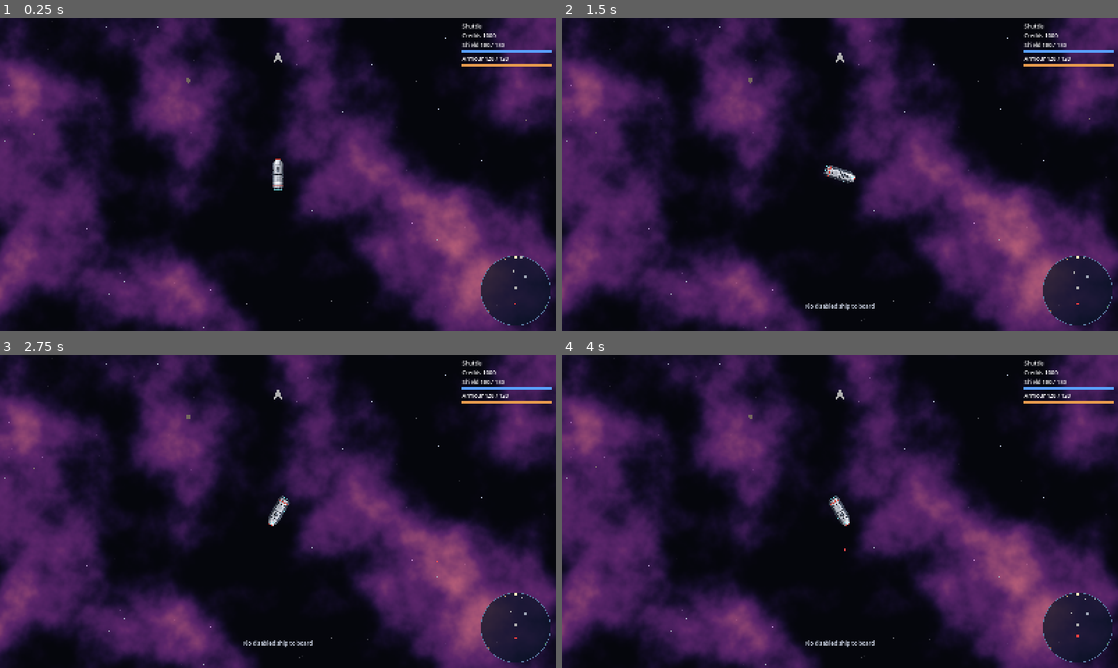
Above: before the commit, frames 1-4 (two rows, left to right).
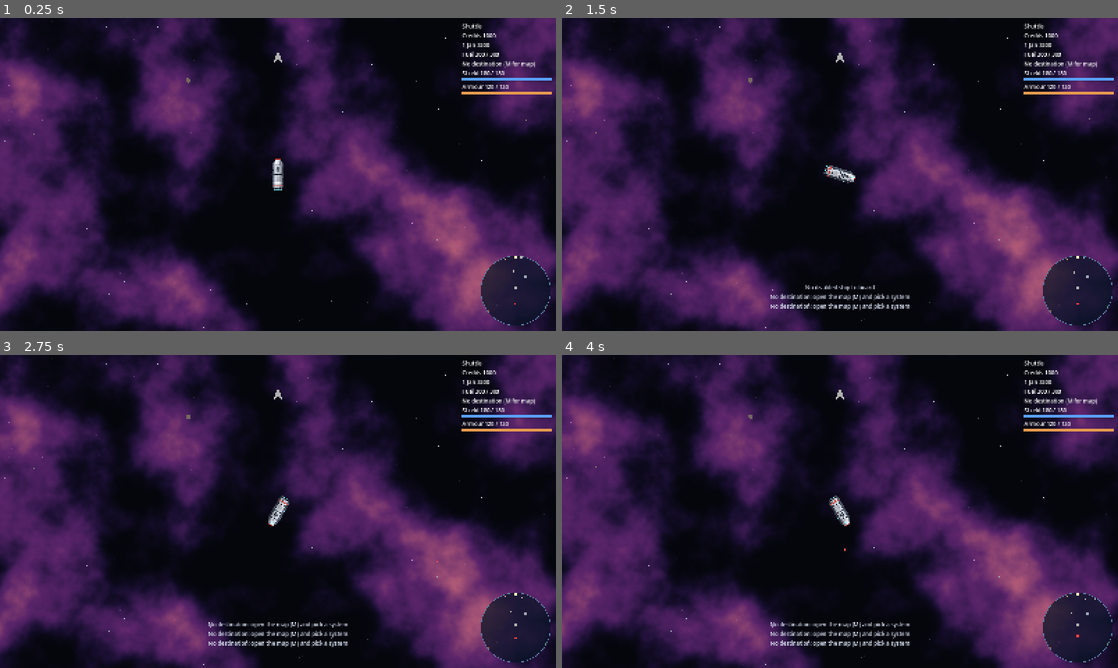
Above: after the commit, the same moments.

Repository: jarrad-h/Terminal_Velocity
Game: Godot game, scene res://scenes/system.tscn
The game is run twice, just before and just after one commit, with the same random seed, the same clock (stepped at 60 frames per second) and the same inputs.
Inputs (mouse positions are in pixels of both pictures, inside the frame that each line leads up to):
- Up to frame 1 (0.25 s): no input
- Up to frame 2 (1.5 s): tap Enter at 0.5 s; move the mouse to (962, 158) at 0.52 s; hold Right (turn_right) 0.53-1.25 s; hold B (board) 0.53-1.25 s; click (962, 158) at 0.67 s; tap J (jump, bound only after the commit) at 0.77, 1.07 s; tap Space (fire_primary) at 0.8 s; drag from (728, 190) to (595, 133) at 1.27 s
- Up to frame 3 (2.75 s): tap Space (fire_primary) at 2 s; move the mouse to (333, 442) at 2.02 s; hold Right (turn_right) from 2.03 s (still down); hold F (fire_secondary) from 2.03 s (still down); tap J (jump, bound only after the commit) at 2.3 s
- Up to frame 4 (4 s): release Right (turn_right) at 2.75 s; release F (fire_secondary) at 2.75 s; drag from (812, 574) to (751, 417) at 2.77 s; tap Enter at 3.5 s; move the mouse to (1006, 558) at 3.52 s; hold Left (turn_left) from 3.53 s (still down); hold T (aim_target) from 3.53 s (still down); tap J (jump, bound only after the commit) at 3.77 s; tap Space (fire_primary) at 3.8 s

The runs differ from the first frame. In frame 1, 1.0% of the frame differs, in the area x 83-100%, y 7-25%; in frame 2, 1.7%; in frame 3, 1.8%, in the area x 37-100%, y 7-94%; in frame 4, 1.8%.

Commit message:
p2m1: TR2 TR4 TR8 TM2 D11 hyperspace jump flies itself; HUD travel readouts; goto/days/route/reveal/fuel debug
J checks destination, jump radius and fuel, then the JumpSequence flies the
ship (stop, align, countdown, overdrive past the cap); J, firing or being
disabled cancels, hits don't. Engaging spends fuel and days and arrives at
the destination's jump radius on the origin side. HUD shows date, fuel,
destination and jump status. Scenario covers the whole jump and D11.

Co-Authored-By: Claude Opus 5.5 <noreply@anthropic.com>
Claude-Session: https://claude.ai/code/session_01Ax4jfWUi5wner9vhz7Rz79

Diff:
--- a/project.godot
+++ b/project.godot
@@ -41,6 +41,16 @@
 board={
 "deadzone": 0.2,
 "events": [Object(InputEventKey,"resource_local_to_scene":false,"resource_name":"","device":-1,"window_id":0,"alt_press …(190 unchanged characters)…
+]
+}
+jump={
+"deadzone": 0.2,
+"events": [Object(InputEventKey,"resource_local_to_scene":false,"resource_name":"","device":-1,"window_id":0,"alt_pressed":false,"shift_pressed":false,"ctrl_pressed":false,"meta_pressed":false,"pressed":false,"keycode":0,"physical_keycode":74,"key_label":0,"unicode":0,"location":0,"echo":false,"script":null)
+]
+}
+galaxy_map={
+"deadzone": 0.2,
+"events": [Object(InputEventKey,"resource_local_to_scene":false,"resource_name":"","device":-1,"window_id":0,"alt_pressed":false,"shift_pressed":false,"ctrl_pressed":false,"meta_pressed":false,"pressed":false,"keycode":0,"physical_keycode":77,"key_label":0,"unicode":0,"location":0,"echo":false,"script":null)
 ]
 }
 aim_target={
--- a/scripts/autoload/debug_commands.gd
+++ b/scripts/autoload/debug_commands.gd
@@ -128,14 +128,43 @@
 	return errors
 
 
-## Switches the current system's backdrop and local space.
+## D11: jumps straight to any system in the galaxy (no fuel, no days),
+## arriving at its jump radius from the current system's side.
 func switch_system(system_id: String) -> bool:
 	if not OS.is_debug_build():
 		return false
 	var scene: Node = get_tree().get_first_node_in_group(&"system_scene")
-	if scene == null:
-		return false
-	return scene.load_system(system_id)
+	if scene == null or DataRegistry.get_system(system_id) == null or not DataRegistry.galaxy().has_system(system_id):
+		return false
+	scene.hyperspace.cancel("Jump cancelled")
+	var origin: String = GameState.travel.current_system
+	GameState.travel.route.clear()
+	scene.hyperspace.arrive(system_id, origin)
+	return true
+
+
+## D11: advances the date by `days` (each day stepped, TM3).
+func advance_days(days: int) -> void:
+	if OS.is_debug_build():
+		GameState.advance_days(days)
+
+
+## D11 (debug for TR7 reveals): makes a hidden system unexplored.
+func reveal_system(system_id: String) -> bool:
+	return OS.is_debug_build() and GameState.travel.reveal(DataRegistry.galaxy(), system_id)
+
+
+## Fills the player's fuel tank (D11 travel testing).
+func refuel() -> void:
+	var player: Ship = _player()
+	if OS.is_debug_build() and player != null:
+		GameState.set_fuel(player.def.fuel, player.def.fuel)
+
+
+## TR7 from the console: plots a route to `system_id`.
+func plot_route(system_id: String) -> bool:
+	var scene: Node = get_tree().get_first_node_in_group(&"system_scene")
+	return OS.is_debug_build() and scene != null and scene.hyperspace.plot_to(system_id)
 
 
 func current_system_id() -> String:
@@ -310,7 +339,7 @@
 	var gov_arg: Callable = func(index: int) -> String: return w[index] if w.size() > index else ""
 	match w[0]:
 		"help":
-			return "Commands: spawn <ship> [n] [gov] | pool <pool> [n] [gov] | swap <ship> | system <id> | reload | " \
+			return "Commands: spawn <ship> [n] [gov] | pool <pool> [n] [gov] | swap <ship> | goto <system> | days <n> | route <system> | reveal <system> | fuel | reload | " \
 				+ "time <scale> | pause | resume | step | invuln on|off | ai on|off | traffic on|off | radar all|range | " \
 				+ "kill | disable | clear | credits <n> | record <gov> <n> | overlay <name> on|off | ids <type> | pos"
 		"spawn", "pool":
@@ -323,8 +352,20 @@
 			return "Spawned %d" % made.size() if not made.is_empty() else "Nothing spawned (unknown id '%s'?)" % w[1]
 		"swap":
 			return "Swapped to %s" % w[1] if w.size() > 1 and swap_player_ship(w[1]) else "Usage: swap <ship id>"
-		"system":
-			return "Switched to %s" % w[1] if w.size() > 1 and switch_system(w[1]) else "Usage: system <system id>"
+		"goto", "system":
+			return "Arrived in %s" % w[1] if w.size() > 1 and switch_system(w[1]) else "Usage: goto <system id in the galaxy>"
+		"days":
+			if w.size() < 2 or not ConsoleParser.is_int(w[1]) or w[1].to_int() < 0:
+				return "Usage: days <n>"
+			advance_days(w[1].to_int())
+			return "Date %s" % GameState.date_text()
+		"route":
+			return "Route: %s" % " > ".join(GameState.travel.route) if w.size() > 1 and plot_route(w[1]) else "Usage: route <reachable system id>"
+		"reveal":
+			return "Revealed %s" % w[1] if w.size() > 1 and reveal_system(w[1]) else "Usage: reveal <hidden system id>"
+		"fuel":
+			refuel()
+			return "Fuel %.0f" % GameState.travel.fuel
 		"reload":
 			var errors: Array[String] = reload_data()
 			return "Reloaded" if errors.is_empty() else "Reload failed:\n" + "\n".join(errors)
@@ -383,7 +424,7 @@
 			return "Overlay %s %s" % [w[1], w[2]]
 		"ids":
 			if w.size() < 2:
-				return "Usage: ids ships|weapons|governments|ai_pools|systems|scenery|personalities"
+				return "Usage: ids ships|weapons|governments|ai_pools|systems|scenery|personalities|galaxy"
 			return ", ".join(DataRegistry.ids(w[1]))
 		"pos":
 			return player_location_text()
--- a/scripts/debug/debug_panel.gd
+++ b/scripts/debug/debug_panel.gd
@@ -147,9 +147,16 @@
 	box.add_child(system_row)
 	_system_select = _make_select()
 	system_row.add_child(_system_select)
-	system_row.add_child(_make_button("Switch system", func() -> void:
+	system_row.add_child(_make_button("Go to system", func() -> void:
 		DebugCommands.switch_system(_system_select.get_item_text(_system_select.selected))
 		_fill_selects()))
+	system_row.add_child(_make_button("Reveal", func() -> void:
+		DebugCommands.reveal_system(_system_select.get_item_text(_system_select.selected))))
+	system_row.add_child(_make_button("Refuel", DebugCommands.refuel))
+	var days_row := HBoxContainer.new()
+	box.add_child(days_row)
+	for days: int in [1, 7, 30]:
+		days_row.add_child(_make_button("+%d day%s" % [days, "" if days == 1 else "s"], func() -> void: DebugCommands.advance_days(days)))
 	_fill_selects()
 
 	box.add_child(HSeparator.new())
@@ -275,7 +282,7 @@
 func _fill_selects() -> void:
 	var player: Ship = get_tree().get_first_node_in_group(&"player")
 	_fill(_ship_select, DataRegistry.ids("ships"), player.def.id if player != null else "")
-	_fill(_system_select, DataRegistry.ids("systems"), DebugCommands.current_system_id())
+	_fill(_system_select, DataRegistry.galaxy().system_ids, DebugCommands.current_system_id())
 	var governments: Array[String] = ["(no government)"]
 	governments.append_array(DataRegistry.ids("governments"))
 	var current_pool: String = "" if _pool_select.selected < 0 else _pool_select.get_item_text(_pool_select.selected)
--- a/scripts/ship/ship.gd
+++ b/scripts/ship/ship.gd
@@ -18,6 +18,8 @@
 ## V1: game.json art_scale, applied to sprite, hitbox, hardpoints and engines.
 var art_scale: float = 1.0
 var controller: Node = null
+## TR2: while set, the jump sequence flies the ship instead of its controller.
+var autopilot: JumpSequence = null
 ## Government ID ("" = none). Set at spawn.
 var government: String = ""
 ## AI role from its pool ("trader", "warship", "pirate"); "" for the player and idle ships.
@@ -99,9 +101,18 @@
 
 ## Controller intent for this frame; nothing while disabled (C7: drifts).
 func get_flight_input() -> FlightInput:
-	if controller == null or not can_act():
+	if not can_act():
+		return FlightInput.new()
+	if autopilot != null:
+		return autopilot.step(body.state, body.stats, get_physics_process_delta_time())
+	if controller == null:
 		return FlightInput.new()
 	return controller.get_flight_input()
+
+
+## Flight stats for this frame: the hull's, or the jump sequence's overdrive.
+func flight_stats() -> FlightStats:
+	return autopilot.flight_stats(body.stats) if autopilot != null else body.stats
 
 
 func can_act() -> bool:
--- a/scripts/ship/ship_body.gd
+++ b/scripts/ship/ship_body.gd
@@ -14,6 +14,7 @@
 
 
 func _physics_process(delta: float) -> void:
-	state = FlightModel.step(state, ship.get_flight_input(), stats, delta)
+	var input: FlightInput = ship.get_flight_input()  # may hold the ship still (TR2)
+	state = FlightModel.step(state, input, ship.flight_stats(), delta)
 	ship.position = state.position
 	ship.rotation = state.rotation
--- a/scripts/ui/hud.gd
+++ b/scripts/ui/hud.gd
@@ -1,7 +1,8 @@
 class_name Hud
 extends CanvasLayer
 ## Player panel (H1: ship name, shield and armour, credits, disabled warning),
-## target panel (H3), radar (H2), message line (H4) and the boarding bar (C9).
+## target panel (H3), radar (H2), message line (H4), the boarding bar (C9),
+## and travel: date (TM1), fuel (TR8), destination and jump status (TR2, TR7).
 
 var player: Ship = null:
 	set(value):
@@ -14,13 +15,19 @@
 var target_panel: TargetPanel
 ## Set by the system scene; boarding progress (C9).
 var actions: PlayerActions = null
+## Set by the system scene; jump status (TR2).
+var hyperspace: Hyperspace = null
 var _board_bar: ProgressBar
+var _jump_status: Label
 
 var _ship_name: Label
 var _player_shield: ProgressBar
 var _player_armor: ProgressBar
 var _status: Label
 var _credits: Label
+var _date: Label
+var _fuel: Label
+var _destination: Label
 
 
 func _ready() -> void:
@@ -43,6 +50,15 @@
 	_board_bar.show_percentage = false
 	_board_bar.visible = false
 	add_child(_board_bar)
+	_jump_status = Label.new()
+	_jump_status.set_anchors_and_offsets_preset(Control.PRESET_CENTER_BOTTOM)
+	_jump_status.offset_left = -200.0
+	_jump_status.offset_right = 200.0
+	_jump_status.offset_top = -200.0
+	_jump_status.offset_bottom = -176.0
+	_jump_status.horizontal_alignment = HORIZONTAL_ALIGNMENT_CENTER
+	_jump_status.add_theme_font_size_override("font_size", 20)
+	add_child(_jump_status)
 	radar.configure(DataRegistry.settings["radar"])
 	DataRegistry.data_reloaded.connect(func() -> void: radar.configure(DataRegistry.settings["radar"]))
 	var colours: Dictionary = DataRegistry.settings["hud"]["colours"]
@@ -57,6 +73,12 @@
 	box.add_child(_ship_name)
 	_credits = Label.new()
 	box.add_child(_credits)
+	_date = Label.new()
+	box.add_child(_date)
+	_fuel = Label.new()
+	box.add_child(_fuel)
+	_destination = Label.new()
+	box.add_child(_destination)
 	_player_shield = make_bar(box, "Shield", Color.html(colours["shield"]), 250.0)
 	_player_armor = make_bar(box, "Armour", Color.html(colours["armor"]), 250.0)
 	_status = Label.new()
@@ -71,6 +93,13 @@
 		return
 	_ship_name.text = player.def.name
 	_credits.text = "Credits %d" % GameState.credits
+	_date.text = GameState.date_text()
+	var travel: TravelState = GameState.travel
+	_fuel.text = "Fuel %.0f / %.0f" % [travel.fuel, player.def.fuel]
+	var destination: String = travel.destination()
+	_destination.text = "Jump to %s%s (J)" % [Hyperspace.system_name(destination),
+		" +%d more" % (travel.route.size() - 1) if travel.route.size() > 1 else ""] if destination != "" else "No destination (M for map)"
+	_jump_status.text = hyperspace.status_text() if hyperspace != null else ""
 	var progress: float = actions.board_progress() if actions != null else -1.0
 	_board_bar.visible = progress >= 0.0
 	_board_bar.value = maxf(progress, 0.0)
--- /dev/null
+++ b/scripts/world/hyperspace.gd
@@ -0,0 +1,155 @@
+class_name Hyperspace
+extends Node
+## The player's hyperlane jump (TR2–TR4, TR8, TM2). J checks the jump and
+## hands the ship to a JumpSequence (controls locked); J again or firing
+## cancels, and so does being disabled. When the hyperdrive engages, fuel and
+## days are spent and the next system loads with the player at its jump radius.
+
+var scene: Node  # SystemScene
+var sequence: JumpSequence = null
+var _destination: String = ""
+
+
+func _player() -> Ship:
+	return get_tree().get_first_node_in_group(&"player")
+
+
+func is_active() -> bool:
+	return sequence != null
+
+
+## HUD line: the phase while jumping, else "".
+func status_text() -> String:
+	return sequence.label() if sequence != null else ""
+
+
+func _unhandled_input(event: InputEvent) -> void:
+	if DebugCommands.console_open:
+		return
+	if event.is_action_pressed(&"jump", false, true):
+		if is_active():
+			cancel("Jump cancelled")
+		else:
+			try_jump()
+		get_viewport().set_input_as_handled()
+	elif is_active() and (event.is_action_pressed(&"fire_primary") or event.is_action_pressed(&"fire_secondary")):
+		cancel("Jump cancelled: weapons fired")
+
+
+## TR2: starts the jump to the plotted destination, or posts why it can't.
+## Returns "" on success, else a Hyperlanes problem or "none".
+func try_jump() -> String:
+	var player: Ship = _player()
+	if player == null or not player.can_act() or is_active() or scene.actions.dialog != null:
+		return "none"
+	var galaxy: GalaxyDef = DataRegistry.galaxy()
+	var travel: TravelState = GameState.travel
+	var destination: String = travel.destination()
+	var adjacent: bool = destination != "" and Hyperlanes.are_adjacent(galaxy, travel.current_system, destination, travel.hidden_set(galaxy))
+	var needed: float = jump_fuel_to(destination) if adjacent else 0.0
+	var problem: String = Hyperlanes.jump_problem(destination, adjacent, player.global_position.length(),
+		scene.system.jump_radius, travel.fuel, needed)
+	match problem:
+		Hyperlanes.NO_DESTINATION:
+			GameState.post_message("No destination: open the map (M) and pick a system")
+		Hyperlanes.NOT_ADJACENT:
+			GameState.post_message("%s is not one hyperlane away" % system_name(destination))
+		Hyperlanes.INSIDE:
+			GameState.post_message("Too deep in the system to jump: fly beyond %.0f from the centre" % scene.system.jump_radius)
+		Hyperlanes.NO_FUEL:
+			GameState.post_message("Not enough fuel to jump (need %.0f, have %.0f)" % [needed, travel.fuel])
+	if problem != "":
+		return problem
+	_destination = destination
+	sequence = JumpSequence.new(Hyperlanes.bearing(galaxy, travel.current_system, destination),
+		player.def.jump_countdown, DataRegistry.settings["hyperspace"], player.body.stats)
+	player.autopilot = sequence
+	GameState.post_message("Preparing to jump to %s" % system_name(destination))
+	return ""
+
+
+func cancel(text: String) -> void:
+	if sequence == null:
+		return
+	sequence.cancel()
+	sequence = null
+	var player: Ship = _player()
+	if player != null:
+		player.autopilot = null
+	GameState.post_message(text)
+
+
+func _physics_process(_delta: float) -> void:
+	if sequence == null:
+		return
+	var player: Ship = _player()
+	if player == null or not player.can_act():
+		cancel("Jump cancelled: ship disabled")
+	elif sequence.is_engaged():
+		_complete(player)
+
+
+## TR8, TM2, TR4: spend fuel and days, then arrive.
+func _complete(player: Ship) -> void:
+	var travel: TravelState = GameState.travel
+	var origin: String = travel.current_system
+	var length: float = Hyperlanes.lane_length(DataRegistry.galaxy(), origin, _destination)
+	var days: int = Hyperlanes.jump_days(length, player.def.jump_speed)
+	sequence = null
+	player.autopilot = null
+	GameState.set_fuel(travel.fuel - Hyperlanes.jump_fuel(player.def.jump_fuel, length), player.def.fuel)
+	if not travel.route.is_empty() and travel.route[0] == _destination:
+		travel.route.pop_front()
+	arrive(_destination, origin)
+	GameState.advance_days(days)
+	var text: String = "Arrived in %s after %d day%s" % [system_name(_destination), days, "" if days == 1 else "s"]
+	if not travel.route.is_empty():
+		text += "; next jump %s" % system_name(travel.route[0])
+	GameState.post_message(text)
+
+
+## TR4: puts the player in `system_id`, arriving from `origin` (any system on
+## the map; "" arrives from the north). Also used by debug goto (D11).
+func arrive(system_id: String, origin: String) -> void:
+	var galaxy: GalaxyDef = DataRegistry.galaxy()
+	var travel: TravelState = GameState.travel
+	var bearing: Vector2 = Vector2.DOWN
+	if origin != "" and galaxy.has_system(origin) and origin != system_id:
+		bearing = Hyperlanes.bearing(galaxy, origin, system_id)
+	travel.current_system = system_id
+	travel.mark_explored(system_id)
+	scene.enter_system(system_id, bearing)
+
+
+## TR7: plots the fewest-days route to `system_id` for the player's ship;
+## returns false (route unchanged) if it's unreachable or hidden. Plotting
+## where you are clears the route.
+func plot_to(system_id: String) -> bool:
+	var player: Ship = _player()
+	var galaxy: GalaxyDef = DataRegistry.galaxy()
+	var travel: TravelState = GameState.travel
+	if player == null or is_active():
+		return false
+	if system_id == travel.current_system:
+		travel.route.clear()
+		return true
+	var route: Array[String] = Hyperlanes.plot_route(galaxy, travel.current_system, system_id, player.def.jump_speed, travel.hidden_set(galaxy))
+	if route.is_empty():
+		return false
+	travel.route = route
+	return true
+
+
+## Display name of a system, or its id if it has no definition.
+static func system_name(system_id: String) -> String:
+	var def: SystemDef = DataRegistry.get_system(system_id)
+	return def.name if def != null else system_id
+
+
+## TR8: fuel the player's ship needs to jump to `destination` from here.
+func jump_fuel_to(destination: String) -> float:
+	var player: Ship = _player()
+	if player == null or destination == "":
+		return 0.0
+	return Hyperlanes.jump_fuel(player.def.jump_fuel,
+		Hyperlanes.lane_length(DataRegistry.galaxy(), GameState.travel.current_system, destination))
--- a/scripts/world/system_scene.gd
+++ b/scripts/world/system_scene.gd
@@ -16,6 +16,7 @@
 @onready var camera: FollowCamera = $Camera
 @onready var traffic: TrafficSpawner = $TrafficSpawner
 var actions: PlayerActions
+var hyperspace: Hyperspace
 
 
 func _ready() -> void:
@@ -31,8 +32,12 @@
 	actions.name = "PlayerActions"
 	actions.scene = self
 	add_child(actions)
+	hyperspace = Hyperspace.new()
+	hyperspace.name = "Hyperspace"
+	hyperspace.scene = self
+	add_child(hyperspace)
 	camera.configure(settings["camera"])
-	load_system(DataRegistry.galaxy().start_system)
+	load_system(GameState.travel.current_system)
 
 	var player: Ship = spawn_ship(settings["player_ship"], Vector2.ZERO)
 	if player != null:
@@ -43,6 +48,7 @@
 		camera.target = player
 	hud.player = player
 	hud.actions = actions
+	hud.hyperspace = hyperspace
 
 	DataRegistry.data_reloaded.connect(_on_data_reloaded)
 	if OS.is_debug_build():
@@ -77,14 +83,36 @@
 ## C10: as if the player left and came back — every other ship goes,
 ## destroyed scenery returns, and traffic refills.
 func reset_visit() -> void:
+	_clear_ships_and_shots()
+	local_space.reset_visit()
+	traffic.configure(system, true)
+
+
+## TR2, TR4: the player leaves this system for `system_id`, arriving at its
+## jump radius moving along `bearing` (origin → destination on the map).
+## Each arrival is a fresh visit until persistence (milestone 3).
+func enter_system(system_id: String, bearing: Vector2) -> void:
+	_clear_ships_and_shots()
+	var next: SystemDef = DataRegistry.get_system(system_id)
+	var player: Ship = get_tree().get_first_node_in_group(&"player")
+	if player != null and next != null:
+		var speed: float = player.def.top_speed * float(DataRegistry.settings["hyperspace"]["arrival_speed_fraction"])
+		var arrival: FlightState = Hyperlanes.arrival(bearing, next.jump_radius, speed)
+		player.place(arrival.position, arrival.rotation, arrival.velocity)
+		player.set_target(null)
+	load_system(system_id)
+	local_space.reset_visit()
+	if player != null:
+		Flash.spawn(world, player.global_position, player.hit_radius * 2.0, Color(0.6, 0.8, 1.0), 0.5)
+
+
+func _clear_ships_and_shots() -> void:
 	for node: Node in get_tree().get_nodes_in_group(&"ships"):
 		if not node.is_in_group(&"player"):
 			node.remove_from_group(&"ships")
 			node.queue_free()
 	for shot: Node in $World/Shots.get_children():
 		shot.queue_free()
-	local_space.reset_visit()
-	traffic.configure(system, true)
 
 
 ## Spawns a ship. Non-player ships get an IdleController until M4 adds AI.
--- a/tests/smoke/scenario.gd
+++ b/tests/smoke/scenario.gd
@@ -545,7 +545,14 @@
 	GameState.set_record("pirates", 0.0)
 	await _frames(2)
 
-	# System switch.
+	# P2M1: hyperspace and the day clock (TR2–TR4, TR7, TR8, TM2, D11).
+	var traffic_was_on: bool = _debug.is_traffic_enabled()
+	_debug.set_traffic_enabled(false)
+	_debug.clear_ships()
+	await _hyperspace_checks(player, scene_root)
+	_debug.set_traffic_enabled(traffic_was_on)
+
+	# System switch (D11 goto).
 	_check(_debug.switch_system("test_graveyard"), "switch to test_graveyard")
 	_check(_debug.current_system_id() == "test_graveyard", "current system updated")
 	await _teleport(player, Vector2(2200.0, 0.0))
@@ -582,6 +589,102 @@
 	_finish()
 
 
+func _press(action: StringName) -> void:
+	var event := InputEventAction.new()
+	event.action = action
+	event.pressed = true
+	Input.parse_input_event(event)
+
+
+## P2M1: jump checks, cancelling, a full jump and the D11 commands.
+func _hyperspace_checks(player: Ship, scene_root: Node) -> void:
+	var hyper: Hyperspace = scene_root.hyperspace
+	var travel: TravelState = GameState.travel
+	var galaxy: GalaxyDef = DataRegistry.galaxy()
+	var P := JumpSequence.Phase
+	_check(travel.current_system == galaxy.start_system, "starts in the galaxy's start system (TR1)")
+	_check(travel.map_state(galaxy, galaxy.start_system) == "explored", "start system is explored (TR7)")
+	_debug.refuel()
+	travel.route.clear()
+	await _teleport(player, Vector2.ZERO)
+	_check(hyper.try_jump() == Hyperlanes.NO_DESTINATION, "TR2: no jump without a destination")
+	_check(not hyper.plot_to("hollow"), "TR7: a hidden system can't be routed to")
+	_check(hyper.plot_to("lumen") and travel.route.size() == 2, "TR7: two-jump route to lumen (%s)" % [travel.route])
+	var destination: String = travel.destination()
+	_check(hyper.try_jump() == Hyperlanes.INSIDE, "TR2: no jump inside the jump radius")
+	var radius: float = scene_root.system.jump_radius
+	await _teleport(player, Vector2(radius + 400.0, 0.0))
+	travel.fuel = 10.0
+	_check(hyper.try_jump() == Hyperlanes.NO_FUEL, "TR2: no jump without enough fuel")
+	_debug.refuel()
+
+	_check(hyper.try_jump() == "", "jump starts")
+	_press(&"jump")
+	await _frames(2)
+	_check(not hyper.is_active() and player.autopilot == null, "TR2: pressing J again cancels")
+	_check(hyper.try_jump() == "", "jump restarts")
+	_press(&"fire_primary")
+	await _frames(2)
+	Input.action_release(&"fire_primary")
+	_check(not hyper.is_active(), "TR2: firing cancels")
+	_check(hyper.try_jump() == "", "jump restarts again")
+	player.health.apply_damage(5.0, 0.0)
+	await _frames(2)
+	_check(hyper.is_active(), "TR2: hits don't cancel")
+	player.health.force_disable()
+	await _frames(2)
+	_check(not hyper.is_active() and player.autopilot == null, "TR2: being disabled cancels")
+	player.health.repair_full()
+	player.set_tint(Color.WHITE)
+
+	# A full jump: moving fast across the bearing, so it has to stop and turn.
+	var origin: String = travel.current_system
+	var bearing: Vector2 = Hyperlanes.bearing(galaxy, origin, destination)
+	player.place(Vector2(radius + 400.0, 0.0), 0.0, bearing.orthogonal() * player.def.top_speed)
+	await _frames(2)
+	var day_before: int = GameState.clock.day
+	var fuel_before: float = travel.fuel
+	_check(hyper.try_jump() == "", "full jump starts")
+	Input.action_press(&"thrust")
+	await _frames(2)
+	_check(not player.get_flight_input().thrust or hyper.sequence.phase == P.STOPPING, "TR2: the player's thrust key is ignored")
+	Input.action_release(&"thrust")
+	var phases: Array[int] = []
+	for i: int in 60 * 40:
+		if not hyper.is_active():
+			break
+		if phases.is_empty() or phases[-1] != hyper.sequence.phase:
+			phases.append(hyper.sequence.phase)
+		if hyper.sequence.phase == P.COUNTDOWN:
+			_check(player.get_velocity().is_zero_approx(), "TR2: stopped during the countdown")
+		await get_tree().physics_frame
+	await _frames(2)
+	_check(phases == [P.STOPPING, P.ALIGNING, P.COUNTDOWN, P.OVERDRIVE], "TR2: stop, align, countdown, overdrive (%s)" % [phases])
+	_check(travel.current_system == destination and scene_root.system.id == destination, "TR2: arrived in %s" % destination)
+	var length: float = Hyperlanes.lane_length(galaxy, origin, destination)
+	_check(GameState.clock.day == day_before + Hyperlanes.jump_days(length, player.def.jump_speed), "TM2: the jump cost its days")
+	_check(is_equal_approx(travel.fuel, fuel_before - player.def.jump_fuel), "TR8: the jump cost its fuel")
+	var new_radius: float = scene_root.system.jump_radius
+	_check(absf(player.global_position.length() - new_radius) < 60.0, "TR4: arrives at the jump radius (%f)" % player.global_position.length())
+	_check(player.global_position.normalized().dot(-bearing) > 0.99, "TR4: arrives on the side facing the origin")
+	var arrival_speed: float = player.def.top_speed * float(DataRegistry.settings["hyperspace"]["arrival_speed_fraction"])
+	_check(player.get_velocity().normalized().dot(bearing) > 0.99 and absf(player.get_velocity().length() - arrival_speed) < 1.0, "TR4: moving inward at reduced speed")
+	_check(travel.map_state(galaxy, destination) == "explored", "TR7: visiting explores")
+	_check(travel.destination() == "lumen", "TR7: the next leg is selected")
+	_check(get_tree().get_nodes_in_group(&"ships").size() == 1, "only the player came through")
+
+	# D11
+	var day_now: int = GameState.clock.day
+	_check(_debug.run_command("days 5").begins_with("Date"), "days via console (D11)")
+	_check(GameState.clock.day == day_now + 5, "D11: five days passed")
+	_check(_debug.run_command("reveal hollow").begins_with("Revealed"), "reveal via console")
+	_check(travel.map_state(galaxy, "hollow") == "unexplored", "TR7: revealed system is unexplored")
+	_check(_debug.run_command("goto test_nebula").begins_with("Arrived"), "goto via console (D11)")
+	_check(travel.current_system == "test_nebula" and GameState.clock.day == day_now + 5, "D11: goto costs no days")
+	_check(not _debug.switch_system("nowhere"), "goto refuses unknown systems")
+	_debug.refuel()
+
+
 func _teleport(ship: Ship, at: Vector2) -> void:
 	ship.body.state = FlightState.new(at, Vector2.ZERO, 0.0)
 	await _frames(3)
Not shown, added: scripts/world/hyperspace.gd.uid
